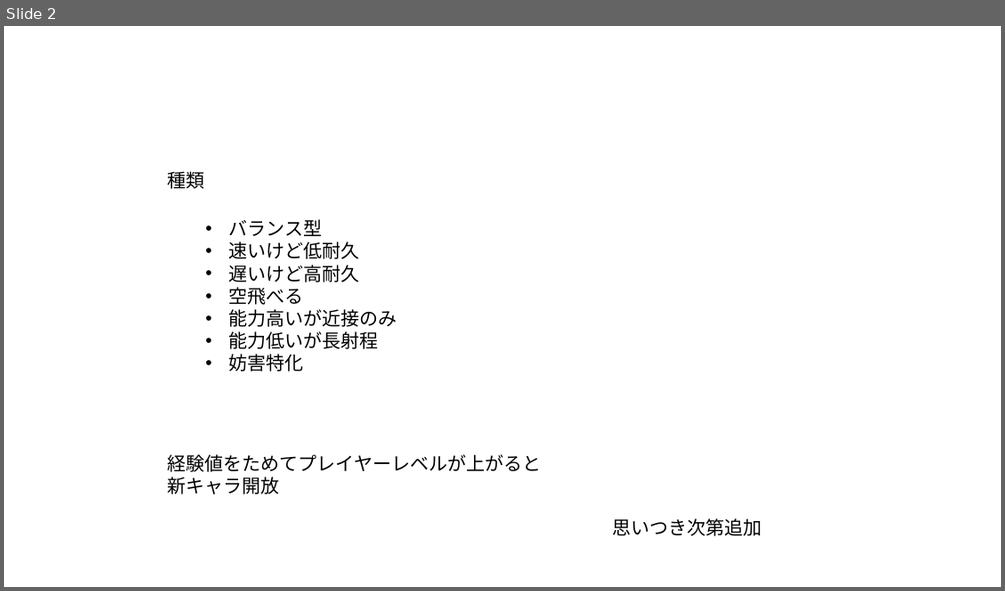
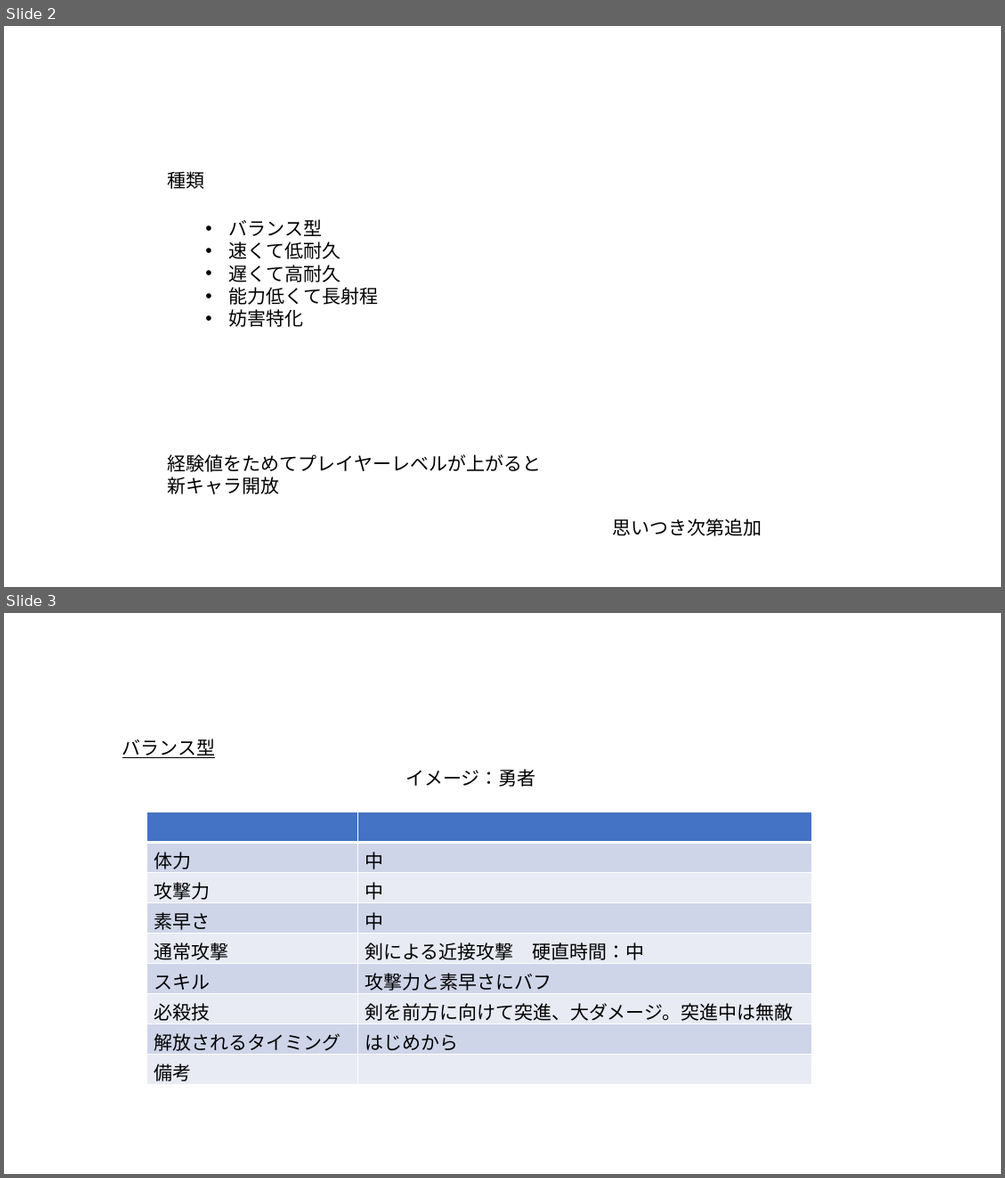
Before and after one commit to soushi1116/Employment, a slide deck: 仕様書/キャラクター.pptx. Shown one above the other, each under a label of ours: slide 2 before the commit, slides 2 and 3 after it. The pictures are 1005x591 and 1005x1178 pixels, drawn with LibreOffice and Linux fonts; fonts in the diff are those of the drawing. Boxes give left, top, right and bottom in pixels: in the first picture for what was removed or moved away, otherwise in the second. Text is boxed around its words. In the diff, an @@ line names an element or a change of style, - is before the commit and + after.

```diff
--- a/仕様書/キャラクター.pptx
+++ b/仕様書/キャラクター.pptx
@@ slide 3 added at <box>4,613,1001,1174</box>, background #FFFFFF @@
@@ text added at <box>122,738,216,758</box>, 18 pt, text #000000, underline @@
+バランス型
@@ text added at <box>405,769,536,787</box>, 18 pt, text #000000 @@
+イメージ：勇者
@@ table added at <box>146,811,811,1085</box>, 9 rows, 2 columns @@
+ | 
+体力 | 中
+攻撃力 | 中
+素早さ | 中
+通常攻撃 | 剣による近接攻撃 硬直時間：中
+スキル | 攻撃力と素早さにバフ
+必殺技 | 剣を前方に向けて突進、大ダメージ。突進中は無敵
+解放されるタイミング | はじめから
+備考 | 
@@ slide 2 changed as well @@
@@ text at <box>229,241,378,305</box>: text changed @@
-• 速いけど低耐久
-• 遅いけど高耐久
-• 空飛べる
-• 能力高いが近接のみ
-• 能力低いが長射程
+• 速くて低耐久
+• 遅くて高耐久
+• 能力低くて長射程
```
Also in this commit, not shown: 1 other slide changed, 6 other slides added, 2 other files.
